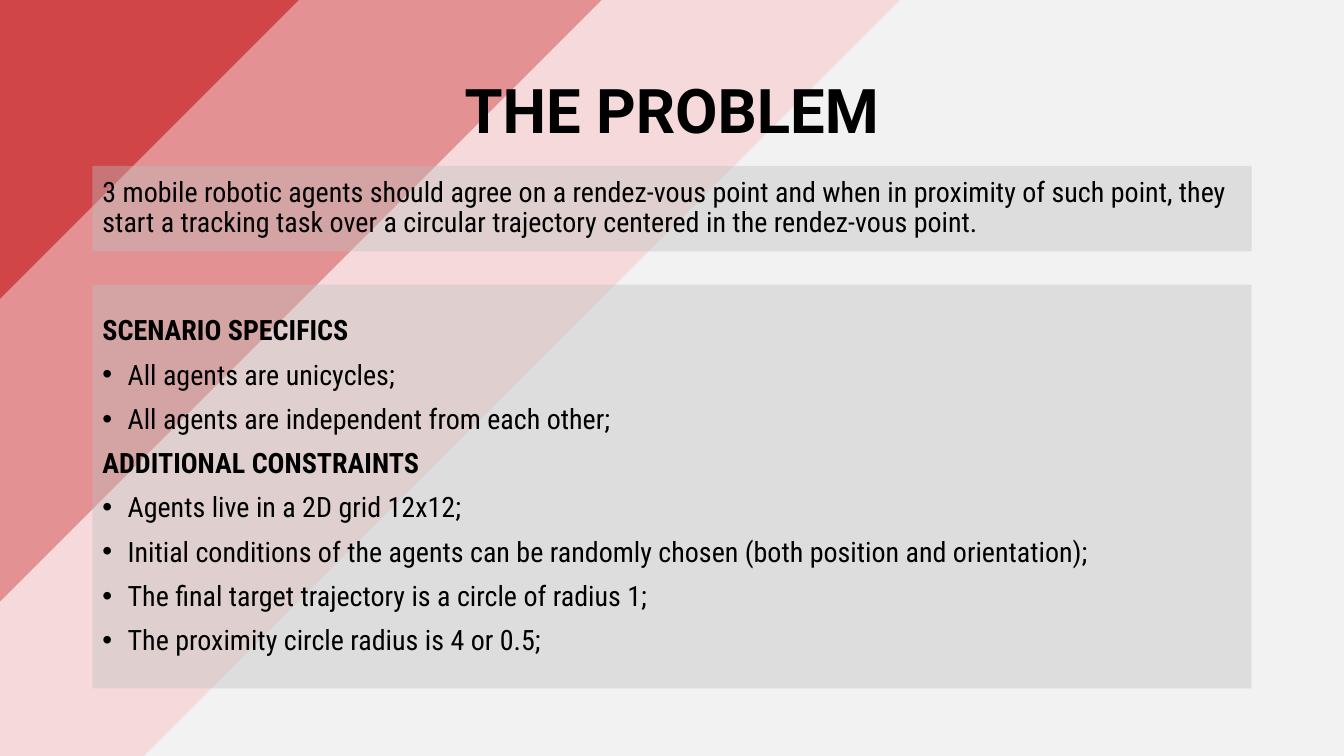
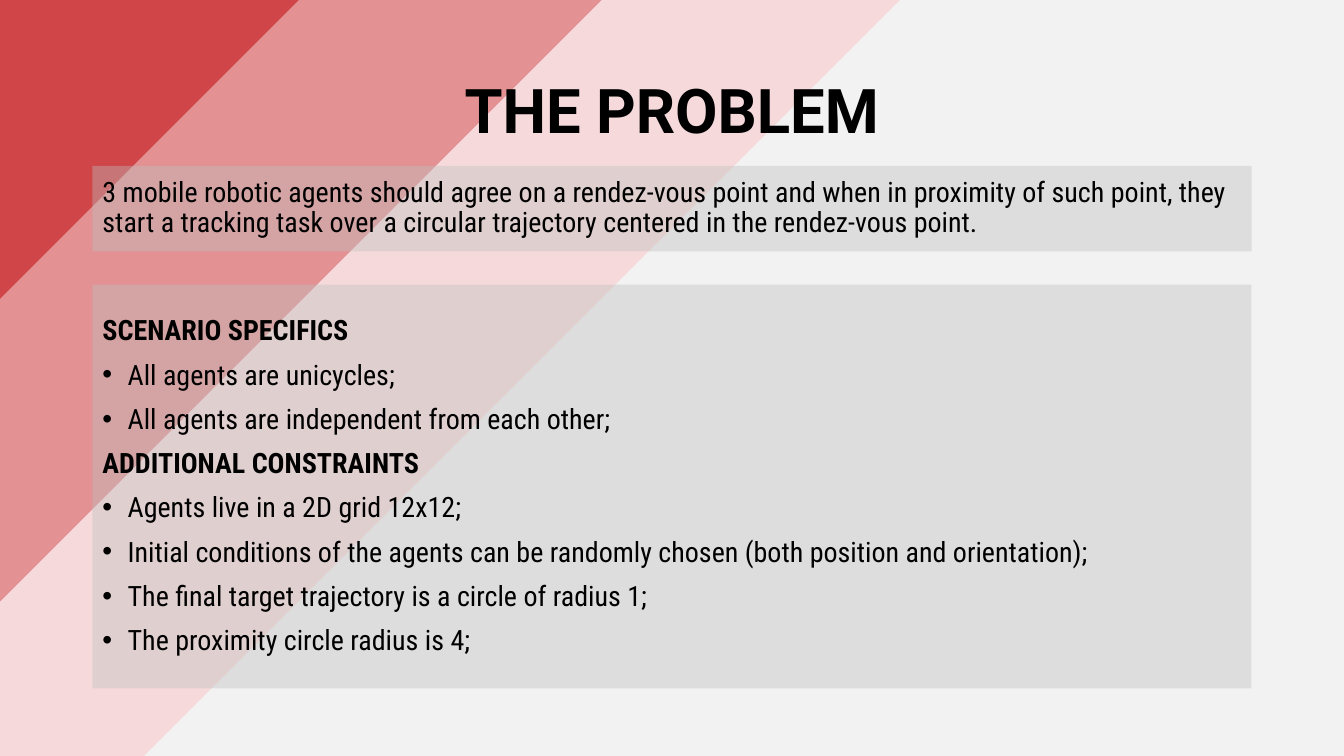
Before and after one commit to PippoGot/R-C2, a slide deck: slide 2 of documentation/presentation.pptx. Drawn at 1344x756 pixels with LibreOffice and Linux fonts; fonts in the diff are those of the drawing. Boxes give left, top, right and bottom in pixels: in the first picture for what was removed or moved away, otherwise in the second. Text is boxed around its words. In the diff, an @@ line names an element or a change of style, - is before the commit and + after.

```diff
--- a/documentation/presentation.pptx
+++ b/documentation/presentation.pptx
@@ text in rectangle at bbox=[128, 629, 471, 656]: text changed @@
-• The proximity circle radius is 4 or 0.5;
+• The proximity circle radius is 4;
```
Also in this commit, not shown: 3 other slides changed, 1 other file.
